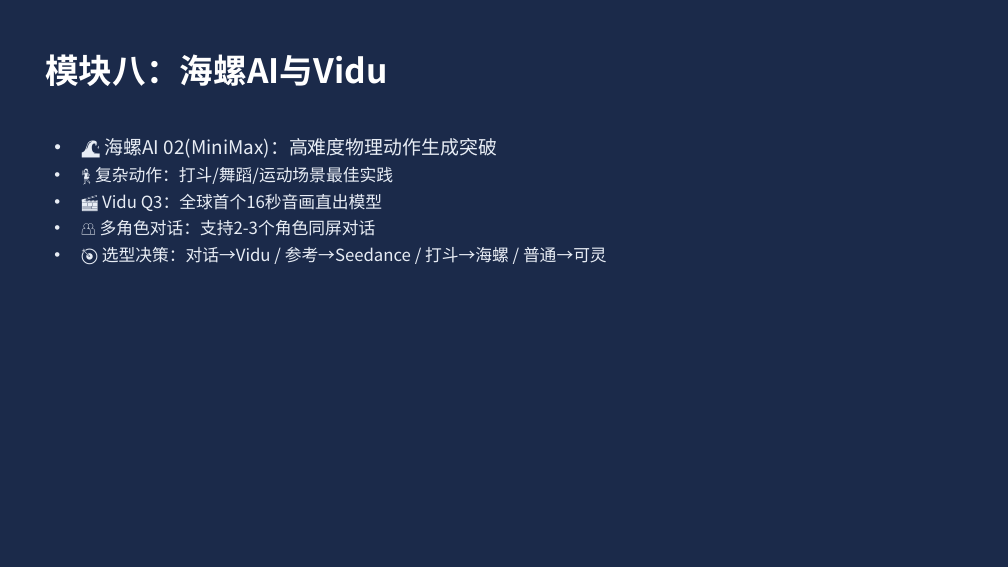
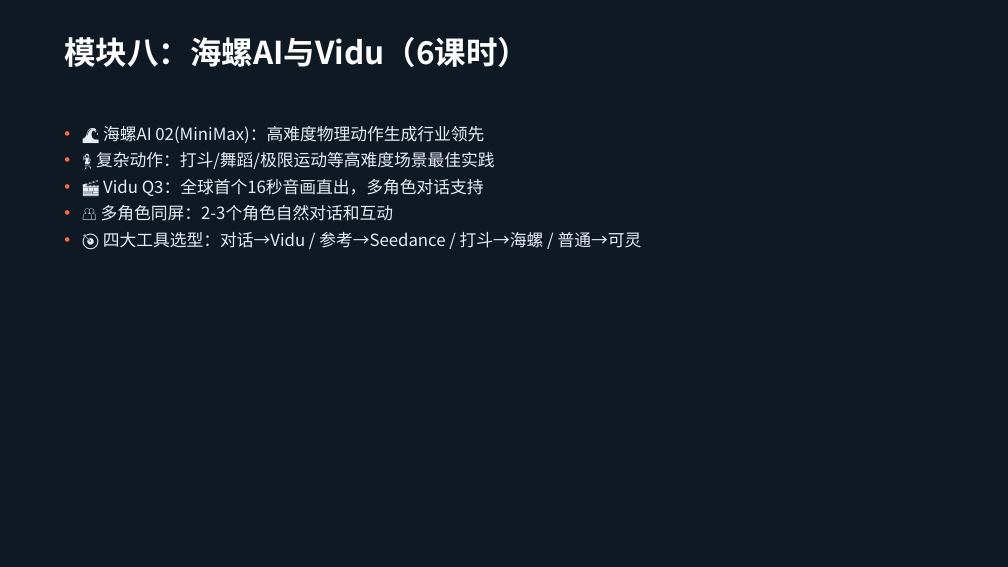
Before and after one commit to lichangjiang932-ship-it/ai-video-class, a slide deck: slide 19 of AI漫剧制作课程/AI漫剧制作全流程课程-2026版.pptx (slide 10 before the commit). Drawn at 1008x567 pixels with LibreOffice and Linux fonts; fonts in the diff are those of the drawing. Boxes give left, top, right and bottom in pixels: in the first picture for what was removed or moved away, otherwise in the second. Text is boxed around its words. In the diff, an @@ line names an element or a change of style, - is before the commit and + after.

Commit message:
升级PPT至42页精美版：深色主题+模块分节页+双栏布局+数据表格

```diff
--- a/AI漫剧制作课程/AI漫剧制作全流程课程-2026版.pptx
+++ b/AI漫剧制作课程/AI漫剧制作全流程课程-2026版.pptx
@@ background #1B2A4A to #0F1923 @@
@@ rectangle added at [0, 0, 1008, 7], fill #FF6B35 @@
@@ rectangle added at [0, 7, 1008, 98], fill #1A2A3A @@
@@ text at [64, 37, 529, 67]: text changed; size 32 to 30 pt @@
-模块八：海螺AI与Vidu
+模块八：海螺AI与Vidu（6课时）
@@ rectangle: place and size @@
-rectangle at [38, 117, 187, 121]
+rectangle at [57, 102, 222, 102]
@@ rectangle at [57, 102, 222, 102]: fill #FF6B35 to none; outline none to #FF6B35 3.94 pt @@
@@ text at [96, 126, 642, 248]: text changed @@
-• 🌊 海螺AI 02(MiniMax)：高难度物理动作生成突破
-• 💃 复杂动作：打斗/舞蹈/运动场景最佳实践
-• 🎬 Vidu Q3：全球首个16秒音画直出模型
-• 👥 多角色对话：支持2-3个角色同屏对话
-• 🎯 选型决策：对话→Vidu / 参考→Seedance / 打斗→海螺 / 普通→可灵
+• 🌊 海螺AI 02(MiniMax)：高难度物理动作生成行业领先
+• 💃 复杂动作：打斗/舞蹈/极限运动等高难度场景最佳实践
+• 🎬 Vidu Q3：全球首个16秒音画直出，多角色对话支持
+• 👥 多角色同屏：2-3个角色自然对话和互动
+• 🎯 四大工具选型：对话→Vidu / 参考→Seedance / 打斗→海螺 / 普通→可灵
@@ rectangle added at [0, 551, 1008, 567], fill #1A2A3A @@
```
Also in this commit, not shown: 20 other slides changed, 21 slides added, 2 slides removed, 1 other file.
